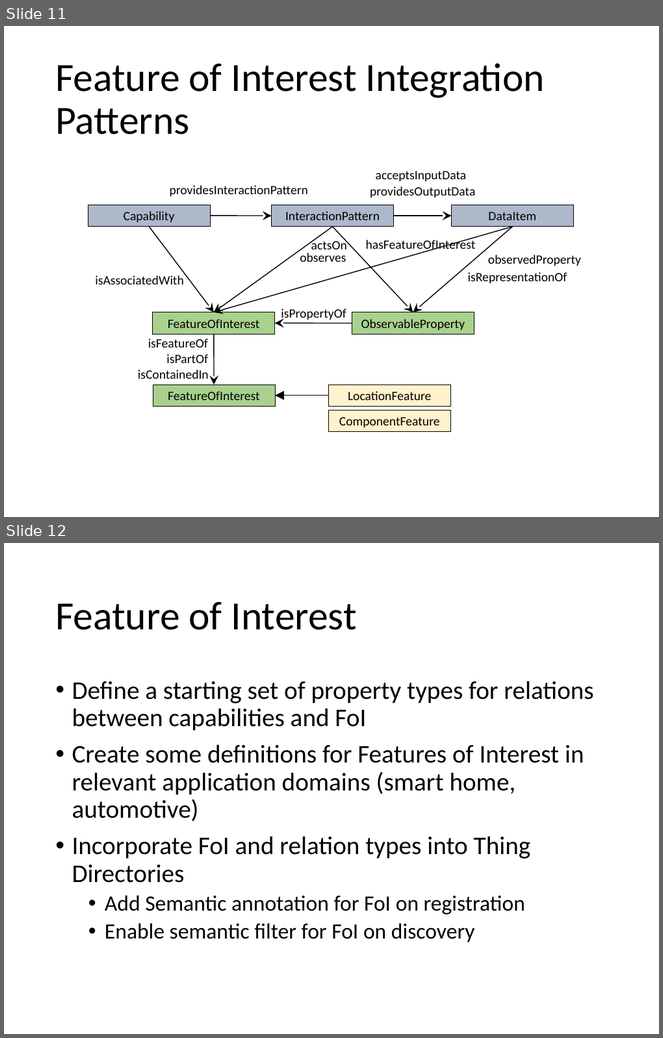
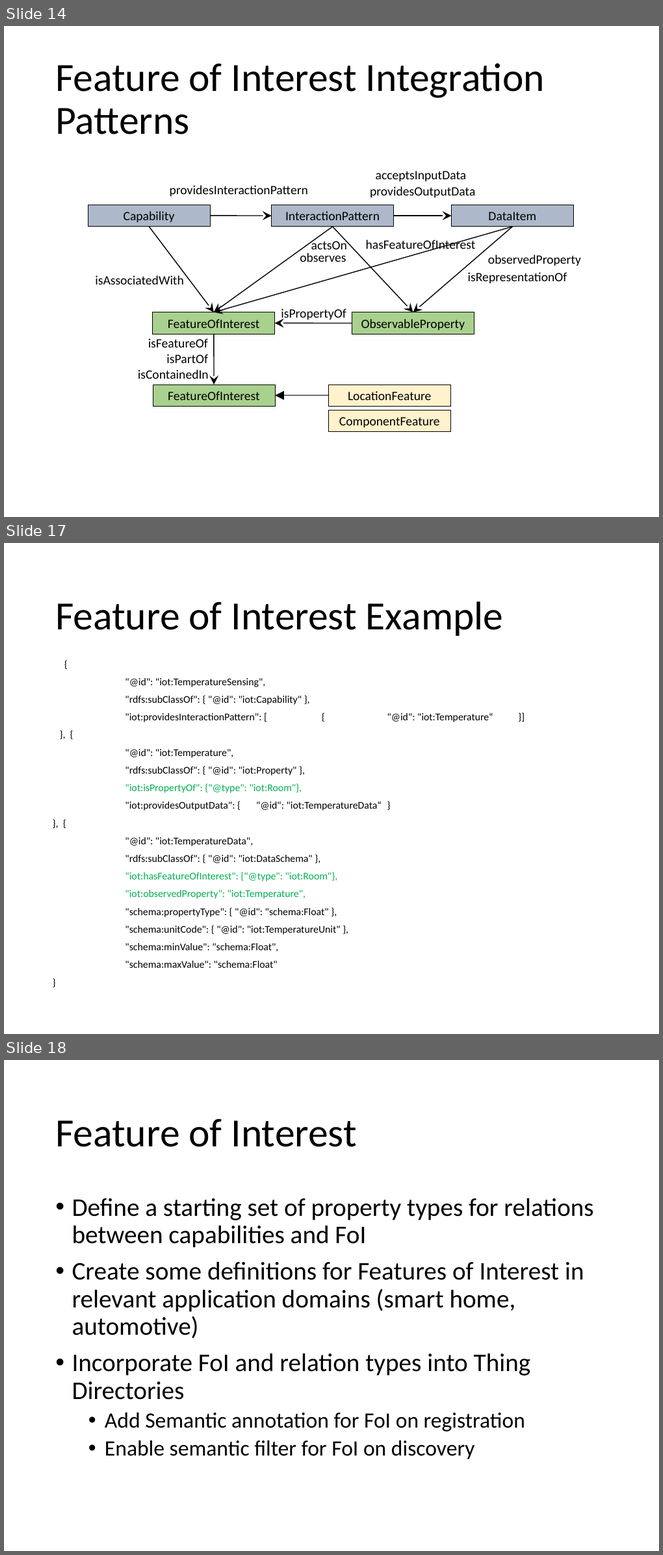
Before and after one commit to iot-schema-collab/teleconferences, a slide deck: iot.schema.org-19042018.pptx. Shown one above the other, each under a label of ours: slides 11 and 12 before the commit, slides 14, 17 and 18 after it; the slides between them are not shown. The pictures are 663x1038 and 663x1555 pixels, drawn with LibreOffice and Linux fonts; fonts in the diff are those of the drawing. Boxes give left, top, right and bottom in pixels: in the first picture for what was removed or moved away, otherwise in the second. Text is boxed around its words. In the diff, an @@ line names an element or a change of style, - is before the commit and + after.

Commit message:
Added a proposal for use of RDF Shape Constraints into iot.schema.org. Also added a proposal for introducing the Feature of Interest into iot.schema.org, together with the integration with SSN/SOSA and W3C WoT Thing Description model.

```diff
--- a/iot.schema.org-19042018.pptx
+++ b/iot.schema.org-19042018.pptx
@@ slide 17 added at <box>4,543,659,1034</box>, background #FFFFFF @@
@@ title added at <box>55,601,503,636</box>, 44 pt, text #000000 @@
+Feature of Interest Example
@@ text added at <box>125,678,493,968</box>, 11.2 pt, text #000000 @@
+{
+"@id": "iot:TemperatureSensing",
+"rdfs:subClassOf": { "@id": "iot:Capability" },
+"iot:providesInteractionPattern": [ { "@id": "iot:Temperature“ }]
+}, {
+"@id": "iot:Temperature",
+"rdfs:subClassOf": { "@id": "iot:Property" },
+"iot:isPropertyOf": {"@type": "iot:Room"},
+"iot:providesOutputData": { "@id": "iot:TemperatureData“ }
+}, {
+"@id": "iot:TemperatureData",
+"rdfs:subClassOf": { "@id": "iot:DataSchema" },
+"iot:hasFeatureOfInterest": {"@type": "iot:Room"},
+"iot:observedProperty": "iot:Temperature",
+"schema:propertyType": { "@id": "schema:Float" },
+"schema:unitCode": { "@id": "iot:TemperatureUnit" },
+"schema:minValue": "schema:Float",
+"schema:maxValue": "schema:Float"
+}
@@ what was slide 11 is now slide 14 @@
@@ what was slide 12 is now slide 18 @@
```
Also in this commit, not shown: 9 other slides added, 1 other file.
